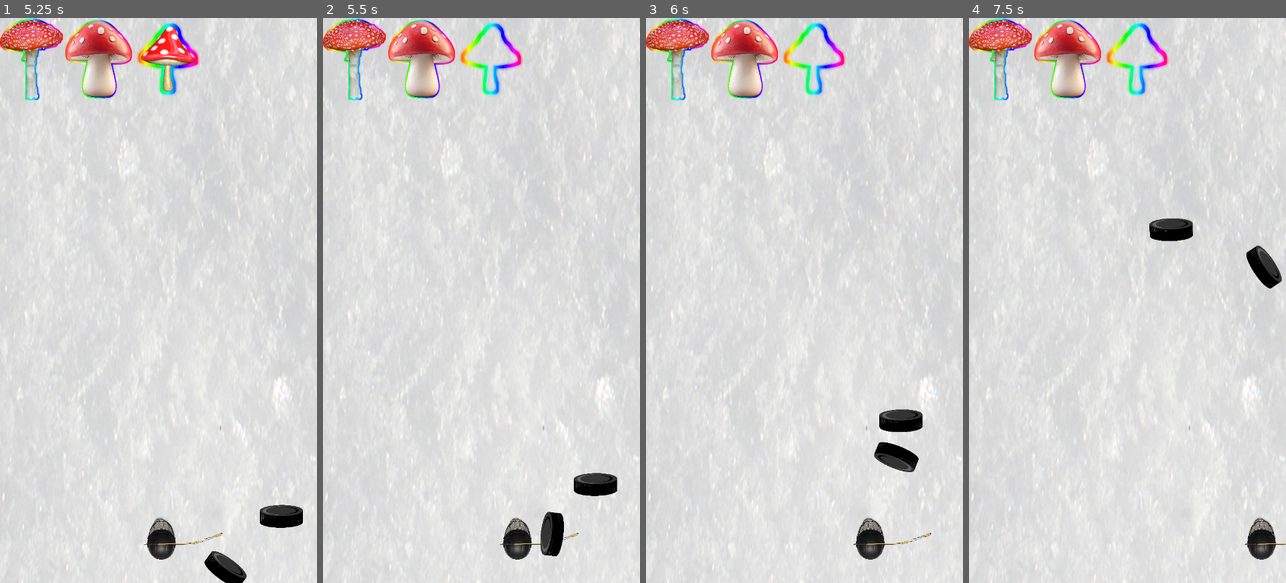
Above: before the commit, frames 1-4 (left to right).
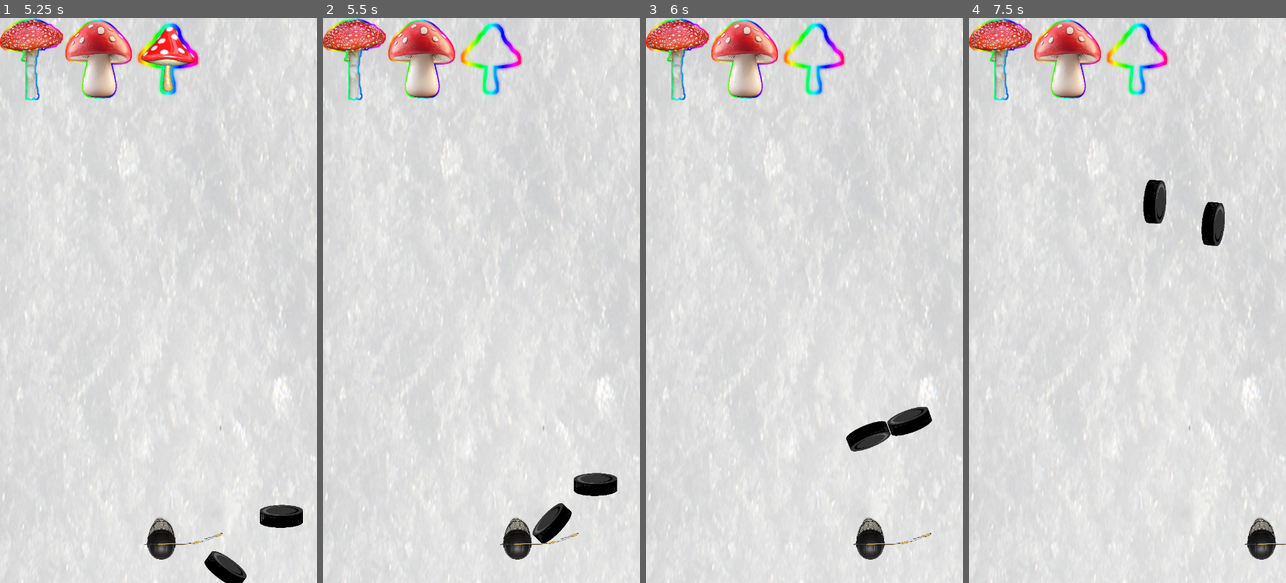
Above: after the commit, the same moments.

Repository: gdmagana/microdoze
Game: Godot game, scene res://scenes/Main.tscn
Same seed, same stepped clock (60 frames per second), same inputs: the game is played once before the commit and once after it.
Inputs:
- Up to frame 1 (5.25 s): tap Enter (ui_accept) at 0.5, 0.77, 1.52, 3.02, 3.77, 4.52 s; hold Up (ui_up) 0.53-2.03 s; hold Left (ui_left) 2.03-4.28 s; hold Right (ui_right) 4.28-5.03 s; hold Up (ui_up) from 5.03 s (still down)
- Up to frame 2 (5.5 s): keep holding Up (ui_up)
- Up to frame 3 (6 s): release Up (ui_up) at 5.78 s; hold Right (ui_right) from 5.78 s (still down)
- Up to frame 4 (7.5 s): keep holding Right (ui_right); tap Enter (ui_accept) at 6.02, 6.77 s

Frame 1 is identical in both runs. In frame 2, 0.5% of the frame differs, in the area x 66-79%, y 85-96%; in frame 3, 1.3%; in frame 4, 2.0%, in the area x 54-99%, y 28-48%.

Commit message:
add accel

Diff:
--- a/scripts/ball.gd
+++ b/scripts/ball.gd
@@ -4,6 +4,7 @@
 
 @export var initial_speed := 300.0
 @export var min_speed := 100.0
+@export var max_speed := 800.0  # Maximum allowed speed
 @export var max_lateral_speed := 400.0
 @export var min_lateral_speed := 80.0
 @export var lateral_damp := 0.98
@@ -15,6 +16,12 @@
 	# Launch in a random direction
 	var angle = randf_range(-PI / 4, -3 * PI / 4)  # upward
 	linear_velocity = Vector2(cos(angle), sin(angle)) * initial_speed
+
+func accelerate(multiplier: float):
+	# Update the ball's speed with the multiplier
+	speed = min(speed * multiplier, max_speed)
+	# Immediately apply the new speed while maintaining direction
+	linear_velocity = linear_velocity.normalized() * speed
 
 func _physics_process(_delta):
 	# Enforce minimum vertical speed only
--- a/scripts/player.gd
+++ b/scripts/player.gd
@@ -16,6 +16,9 @@
 var stick_push_timer := 0.0
 var stick_push_duration := 0.15  # seconds
 var is_stick_pushing := false
+var stick_base_offset := Vector2(50, 0)
+var stick_extended_offset := Vector2(50, -25)
+var stick_rotation_max := -0.5  # Maximum rotation in radians
 
 # Stage
 var stage_width
@@ -75,14 +78,23 @@
 		if stick_push_timer < 0:
 			is_stick_pushing = false
 
-# Stick position offset and flip
-	var stick_offset := Vector2(50, 0) * last_direction
+	# Stick position offset and flip with smooth animation
+	var progress := 0.0
 	if is_stick_pushing:
-		stick_offset += Vector2(0, -25)
+		# Calculate smooth progress (ease out)
+		progress = 1.0 - (stick_push_timer / stick_push_duration)
+		progress = ease(progress, 0.5)  # Smooth easing function
+
+	# Interpolate between base and extended position
+	var stick_offset = stick_base_offset.lerp(stick_extended_offset, progress)
+	stick_offset.x *= last_direction
+
+	# Apply smooth rotation
+	var rotation = stick_rotation_max * progress * last_direction
 
 	$Stick.position = stick_offset
+	$Stick.rotation = rotation
 	$Stick.scale.x = last_direction  # Flip the stick sprite to face correct side
-
 
 	move_and_slide()
 
--- a/scripts/stick.gd
+++ b/scripts/stick.gd
@@ -1,16 +1,17 @@
 extends Area2D
+
+@export var hit_acceleration := 1.2  # Multiplier for ball speed when hit
 
 func _ready():
 	connect("body_shape_entered", Callable(self, "_on_body_shape_entered"))
 
 func _on_body_shape_entered(body_id, body, body_shape_index, local_shape_index):
 	if body.is_in_group("balls"):
-		# Example: bounce the ball upward and add a little lateral push
+		# Accelerate the ball
+		body.accelerate(hit_acceleration)
+
+		# Bounce the ball upward while maintaining horizontal momentum
 		body.linear_velocity.y = -abs(body.linear_velocity.y)
-		# Optionally add some x velocity if you want
-		# body.linear_velocity.x += 100 * sign(body.position.x - position.x)
 
-		# for now, the player must hit a ball with their stick in order for the
-		# ball to break the ice cube (as opposed to a ball breaking an ice cube
-		# with no help from the player)
+		# Allow the ball to break ice cubes after being hit
 		body.canBreak = true
Not shown, changed: .gitignore
